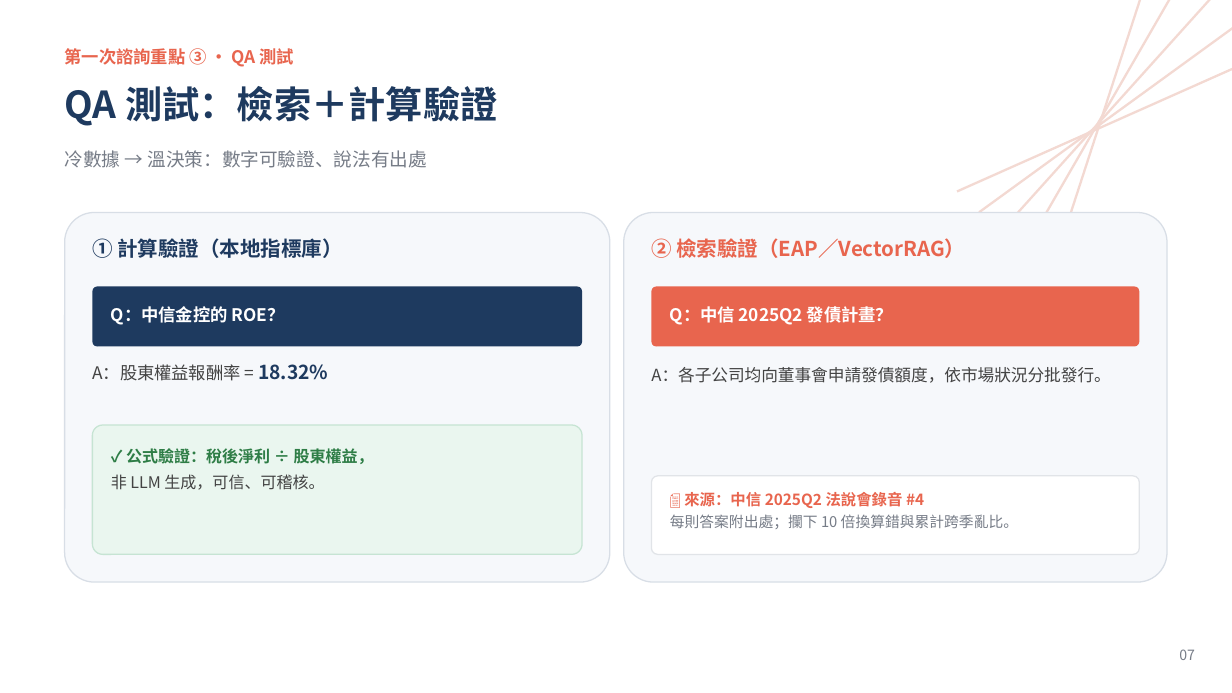
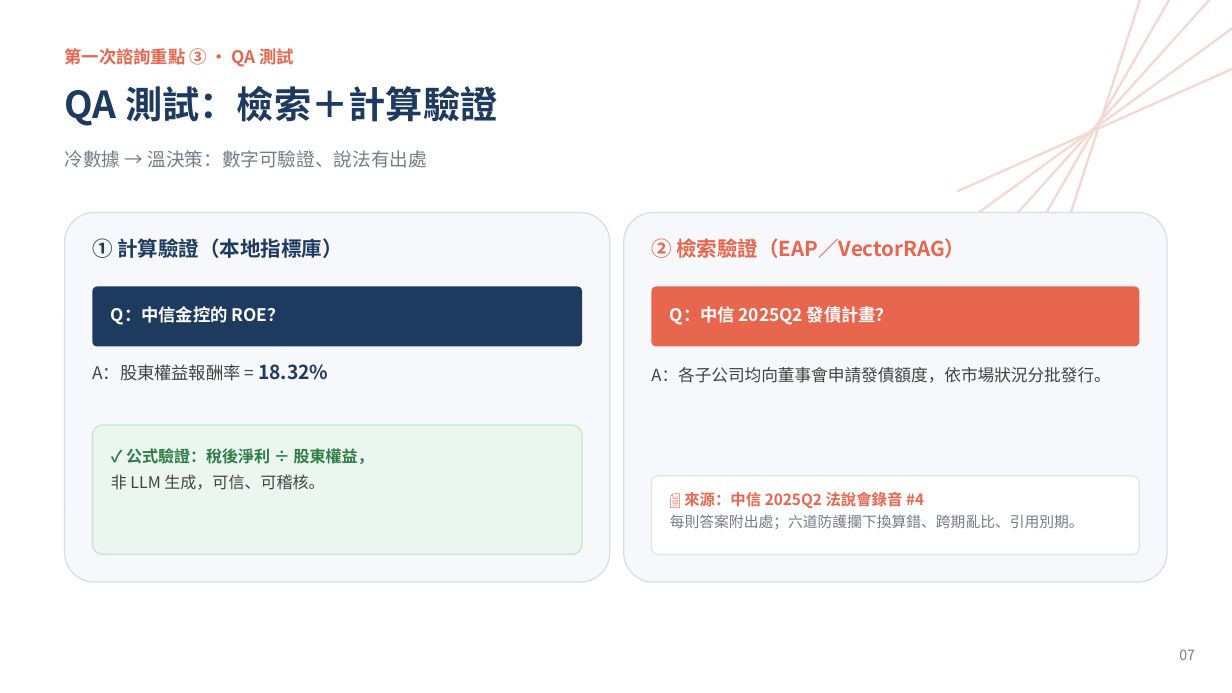
Before and after one commit to WangChiaChen/hybrid-rag-project, a slide deck: slide 7 of 顧問簡報_升級版.pptx. Drawn at 1232x693 pixels with LibreOffice and Linux fonts; fonts in the diff are those of the drawing. Boxes give left, top, right and bottom in pixels: in the first picture for what was removed or moved away, otherwise in the second. Text is boxed around its words. In the diff, an @@ line names an element or a change of style, - is before the commit and + after.

```diff
--- a/顧問簡報_升級版.pptx
+++ b/顧問簡報_升級版.pptx
@@ text at bbox=[670, 514, 1084, 529]: text changed @@
-每則答案附出處；攔下 10 倍換算錯與累計跨季亂比。
+每則答案附出處；六道防護攔下換算錯、跨期亂比、引用別期。
```
Also in this commit, not shown: 3 other slides changed, 1 other file.
